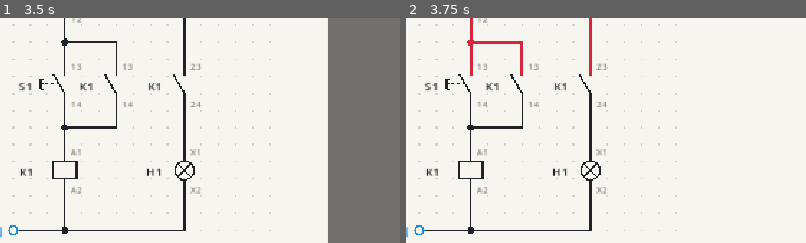
Above: before the commit, frames 1-2 (left to right).
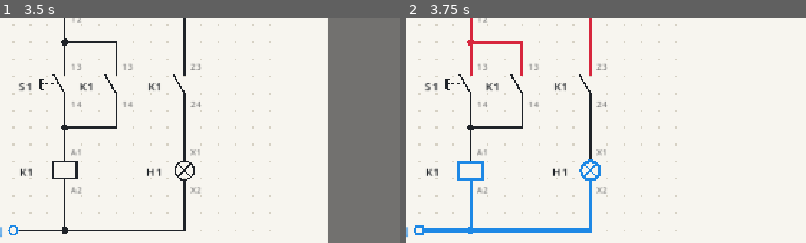
Above: after the commit, the same moments.

Repository: JarasonPC/ladder-lab
Game: Godot game, scene res://main.tscn
The game is run twice, just before and just after one commit, with the same random seed, the same clock (stepped at 60 frames per second) and the same inputs.
Inputs:
- Up to frame 1 (3.5 s): click "Self-holding start/stop" at 0.5 s; click "Self-holding start/stop" at 1.25 s; click "File" at 2 s; click "Edit" at 2.75 s
- Up to frame 2 (3.75 s): click "Simulate" at 3.5 s
The pictures show only the part of the screen within x 40-90%, y 42-92%; the shares and areas given below are measured in that part.

Frame 1 is identical in both runs. In frame 2, 1.8% of the frame differs, in the area x 2-49%, y 62-97%.

Commit message:
Highlight N reach in blue next to L reach
Terminals and wires joined to an N supply through closed contacts are
drawn in the neutral colour; a part reached by both during a short
counts as L.

Co-Authored-By: Claude Opus 5.5 <noreply@anthropic.com>
Claude-Session: https://claude.ai/code/session_0195W1p1hzfqGfpWqfXK2WuV

Diff:
--- a/sim/simulator.gd
+++ b/sim/simulator.gd
@@ -281,9 +281,10 @@
 	return PackedStringArray()
 
 
-## Fills [member StepResult.live_terminals] and [member StepResult.live_wires]:
-## everything joined to an L supply by wires and closed switching elements,
-## whether or not current flows there. Loads do not pass the voltage on.
+## Fills the L and N reach of [StepResult]: everything joined to an L (or N)
+## supply by wires and closed switching elements, whether or not current
+## flows there. Loads do not pass L or N on. During a short a part reached by
+## both counts as L.
 func _find_live_parts(result: StepResult) -> void:
 	var uf: UnionFind = UnionFind.new(_net_count)
 	for i: int in _switches.size():
@@ -292,15 +293,22 @@
 	var l_roots: Dictionary[int, bool] = {}
 	for supply: PowerSupply in _l_supplies:
 		l_roots[uf.find(_net_of_key[supply.designation])] = true
-	if l_roots.is_empty():
-		return
+	var n_roots: Dictionary[int, bool] = {}
+	for supply: PowerSupply in _n_supplies:
+		n_roots[uf.find(_net_of_key[supply.designation])] = true
 	for key: String in _net_of_key:
-		if l_roots.has(uf.find(_net_of_key[key])):
+		var root: int = uf.find(_net_of_key[key])
+		if l_roots.has(root):
 			result.live_terminals.append(key)
+		elif n_roots.has(root):
+			result.neutral_terminals.append(key)
 	var wires: Array[PackedStringArray] = circuit.get_wires()
 	for i: int in wires.size():
-		if l_roots.has(uf.find(_net_of_key[wires[i][0]])):
+		var root: int = uf.find(_net_of_key[wires[i][0]])
+		if l_roots.has(root):
 			result.live_wires.append(i)
+		elif n_roots.has(root):
+			result.neutral_wires.append(i)
 
 
 ## Fills [member StepResult.current_wires] and [member StepResult.current_components].
--- a/sim/step_result.gd
+++ b/sim/step_result.gd
@@ -20,6 +20,10 @@
 var live_terminals: PackedStringArray = PackedStringArray()
 ## Indices into [method Circuit.get_wires] of the wires at L potential.
 var live_wires: PackedInt32Array = PackedInt32Array()
+## Terminal keys joined to an N supply (and not to L): N reach.
+var neutral_terminals: PackedStringArray = PackedStringArray()
+## Indices into [method Circuit.get_wires] of the wires joined to N (and not to L).
+var neutral_wires: PackedInt32Array = PackedInt32Array()
 ## Indices into [method Circuit.get_wires] of the wires that carry current.
 ## During a short these are the wires carrying the fault current.
 var current_wires: PackedInt32Array = PackedInt32Array()
--- a/test/unit/test_voltage_reach.gd
+++ b/test/unit/test_voltage_reach.gd
@@ -48,3 +48,35 @@
 	assert_has(r.live_terminals, "S0:11")
 	assert_does_not_have(r.live_terminals, "S0:12")
 	assert_does_not_have(r.live_wires, _wire("S0:12", "S1:13"))
+
+
+func test_n_reach_up_to_loads_and_open_contacts() -> void:
+	var r: StepResult = sim.step()
+	for key: String in ["N", "K1:A2", "H1:X2"]:
+		assert_has(r.neutral_terminals, key)
+	for key: String in ["K1:A1", "S1:14", "L", "S0:11"]:
+		assert_does_not_have(r.neutral_terminals, key)
+	assert_has(r.neutral_wires, _wire("K1:A2", "N"))
+	assert_does_not_have(r.neutral_wires, _wire("S1:14", "K1:A1"))
+
+
+func test_n_reach_through_closed_contact() -> void:
+	# An NC contact on the N side passes N on until it opens.
+	var d: SchematicDocument = SchematicDocument.new()
+	d.add(PowerSupply.new("N", PowerSupply.Conductor.N), Vector2i(0, 0))
+	var s1: PushButton = d.add(PushButton.new("S1", NC), Vector2i(3, 0)) as PushButton
+	d.connect_terminals("N", "S1:12")
+	var s: Simulator = Simulator.new(d.circuit)
+	assert_has(s.step().neutral_terminals, "S1:11")
+	s1.press()
+	assert_does_not_have(s.step().neutral_terminals, "S1:11")
+
+
+func test_short_counts_as_l() -> void:
+	var d: SchematicDocument = ExampleCircuits.short_circuit()
+	var s: Simulator = Simulator.new(d.circuit)
+	(d.circuit.get_component("S1") as PushButton).press()
+	(d.circuit.get_component("S2") as PushButton).press()
+	var r: StepResult = s.step()
+	assert_has(r.live_terminals, "N")
+	assert_eq(r.neutral_terminals, PackedStringArray())
--- a/ui/schematic_theme.gd
+++ b/ui/schematic_theme.gd
@@ -7,6 +7,8 @@
 const LINE := Color("1f2328")
 ## Parts at L potential (voltage reach).
 const LIVE := Color("d7263d")
+## Parts joined to N (N reach), Czech light blue for the neutral conductor.
+const NEUTRAL := Color("1e88e5")
 const FAULT := Color("ff7a00")
 const WARNING := Color("e8871e")
 const HOVER := Color(0.18, 0.5, 0.98, 0.14)
--- a/ui/schematic_view.gd
+++ b/ui/schematic_view.gd
@@ -92,12 +92,17 @@
 
 func _update_visuals() -> void:
 	var blink_on: bool = _blink_time < BLINK_PERIOD * 0.5
-	var live_keys: Dictionary[String, bool] = {}
+	var reach_of: Dictionary[String, int] = {}
 	for key: String in last_result.live_terminals:
-		live_keys[key] = true
+		reach_of[key] = SchematicSymbol.REACH_L
+	for key: String in last_result.neutral_terminals:
+		reach_of[key] = SchematicSymbol.REACH_N
 	_wire_layer.live_wires.clear()
 	for w: int in last_result.live_wires:
 		_wire_layer.live_wires[w] = true
+	_wire_layer.neutral_wires.clear()
+	for w: int in last_result.neutral_wires:
+		_wire_layer.neutral_wires[w] = true
 	_wire_layer.fault_wires.clear()
 	if last_result.short_circuit:
 		for w: int in last_result.current_wires:
@@ -109,7 +114,7 @@
 		var keys: PackedStringArray = symbol.component.get_terminal_keys()
 		symbol.live.resize(keys.size())
 		for k: int in keys.size():
-			symbol.live[k] = 1 if live_keys.has(keys[k]) else 0
+			symbol.live[k] = reach_of.get(keys[k], SchematicSymbol.REACH_NONE)
 		symbol.warning = blink_on and last_result.oscillating_tags.has(symbol.component.designation) and not (symbol.component is PowerSupply)
 		symbol.queue_redraw()
 
--- a/ui/symbols/schematic_symbol.gd
+++ b/ui/symbols/schematic_symbol.gd
@@ -9,8 +9,13 @@
 
 var component: CircuitComponent
 var placement: Placement
-## Per terminal (in [method CircuitComponent.get_terminal_names] order): 1 when
-## the terminal is at L potential. Set by the view from the last [StepResult].
+const REACH_NONE: int = 0
+const REACH_L: int = 1
+const REACH_N: int = 2
+
+## Per terminal (in [method CircuitComponent.get_terminal_names] order): what
+## reaches it, REACH_L, REACH_N or REACH_NONE. Set by the view from the last
+## [StepResult].
 var live: PackedByteArray = PackedByteArray()
 ## Blinking warning (oscillation), already gated by the blink phase.
 var warning: bool = false
@@ -46,34 +51,41 @@
 		_draw_labels()
 
 
-func is_live(terminal_index: int) -> bool:
-	return terminal_index < live.size() and live[terminal_index] == 1
+func reach(terminal_index: int) -> int:
+	return live[terminal_index] if terminal_index < live.size() else REACH_NONE
 
 
 func any_live() -> bool:
-	return live.has(1)
+	return live.has(REACH_L)
 
 
-## Colour of the symbol body: live when voltage reaches any terminal.
+## Colour of the symbol body: L when L reaches any terminal, else N when N does.
 func stroke_color() -> Color:
 	if warning:
 		return SchematicTheme.WARNING
-	return SchematicTheme.LIVE if any_live() else SchematicTheme.LINE
+	if any_live():
+		return SchematicTheme.LIVE
+	return SchematicTheme.NEUTRAL if live.has(REACH_N) else SchematicTheme.LINE
 
 
 func stroke_width() -> float:
-	return SchematicTheme.LIVE_WIDTH if any_live() or warning else SchematicTheme.LINE_WIDTH
+	return SchematicTheme.LIVE_WIDTH if warning or any_live() or live.has(REACH_N) else SchematicTheme.LINE_WIDTH
 
 
 ## Colour of the lead and contact parts on the side of one terminal.
 func lead_color(terminal_index: int) -> Color:
 	if warning:
 		return SchematicTheme.WARNING
-	return SchematicTheme.LIVE if is_live(terminal_index) else SchematicTheme.LINE
+	match reach(terminal_index):
+		REACH_L:
+			return SchematicTheme.LIVE
+		REACH_N:
+			return SchematicTheme.NEUTRAL
+	return SchematicTheme.LINE
 
 
 func lead_width(terminal_index: int) -> float:
-	return SchematicTheme.LIVE_WIDTH if is_live(terminal_index) or warning else SchematicTheme.LINE_WIDTH
+	return SchematicTheme.LIVE_WIDTH if warning or reach(terminal_index) != REACH_NONE else SchematicTheme.LINE_WIDTH
 
 
 ## Draws the symbol in local coordinates. Override.
--- a/ui/symbols/supply_symbol.gd
+++ b/ui/symbols/supply_symbol.gd
@@ -4,7 +4,7 @@
 
 
 func _draw_shape(color: Color, width: float) -> void:
-	var c: Color = color if any_live() else _conductor_color()
+	var c: Color = color if live.has(REACH_L) or live.has(REACH_N) else _conductor_color()
 	draw_circle(Vector2.ZERO, 5.0, SchematicTheme.BACKGROUND)
 	draw_arc(Vector2.ZERO, 5.0, 0.0, TAU, 20, c, width)
 
--- a/ui/wire_layer.gd
+++ b/ui/wire_layer.gd
@@ -1,13 +1,14 @@
 class_name WireLayer
 extends Node2D
 ## Draws the grid, all wires and junction dots of a [SchematicDocument].
-## Wires at L potential (voltage reach) are drawn on top in the live colour;
-## during a short the fault-current path blinks on top of that.
+## Wires reached by L are drawn in the live colour, wires reached by N in the
+## neutral colour; during a short the fault-current path blinks on top.
 
 const G: float = float(SymbolGeometry.GRID)
 
 var document: SchematicDocument
 var live_wires: Dictionary[int, bool] = {}
+var neutral_wires: Dictionary[int, bool] = {}
 ## Wires carrying the short-circuit current (empty when there is no short).
 var fault_wires: Dictionary[int, bool] = {}
 var blink_on: bool = true
@@ -35,8 +36,10 @@
 			draw_rect(Rect2(Vector2(x, y) * G - Vector2.ONE, Vector2(2, 2)), SchematicTheme.GRID_DOT)
 
 	for w: int in document.get_wire_count():
-		if not live_wires.has(w):
+		if not live_wires.has(w) and not neutral_wires.has(w):
 			draw_polyline(_pixels(w), SchematicTheme.LINE, SchematicTheme.LINE_WIDTH)
+	for w: int in neutral_wires:
+		draw_polyline(_pixels(w), SchematicTheme.NEUTRAL, SchematicTheme.LIVE_WIDTH)
 	for w: int in document.get_wire_count():
 		if live_wires.has(w):
 			draw_polyline(_pixels(w), SchematicTheme.LIVE, SchematicTheme.LIVE_WIDTH)
@@ -44,7 +47,12 @@
 		for w: int in fault_wires:
 			draw_polyline(_pixels(w), SchematicTheme.FAULT, SchematicTheme.LIVE_WIDTH)
 	for cell: Vector2i in _junctions:
-		draw_circle(Vector2(cell) * G, 4.0, SchematicTheme.LIVE if _on_live_wire(cell) else SchematicTheme.LINE)
+		var color: Color = SchematicTheme.LINE
+		if _on_any(live_wires, cell):
+			color = SchematicTheme.LIVE
+		elif _on_any(neutral_wires, cell):
+			color = SchematicTheme.NEUTRAL
+		draw_circle(Vector2(cell) * G, 4.0, color)
 	_draw_path_numbers()
 
 
@@ -72,8 +80,8 @@
 		draw_string(font, center + Vector2(-w * 0.5, font.get_ascent(size) * 0.5 - 1.0), text, HORIZONTAL_ALIGNMENT_LEFT, -1, size, SchematicTheme.TERMINAL_TEXT)
 
 
-func _on_live_wire(cell: Vector2i) -> bool:
-	for w: int in live_wires:
+func _on_any(wires: Dictionary[int, bool], cell: Vector2i) -> bool:
+	for w: int in wires:
 		var points: Array[Vector2i] = document.wire_points(w)
 		for s: int in range(1, points.size()):
 			if SchematicDocument._on_segment(cell, points[s - 1], points[s]):
